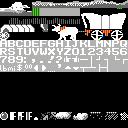
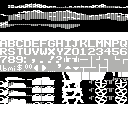
Revision of a layered 128 x 128 image; what changed, layer by layer:
added layer "wagon b/w" above "wagon" over [0, 72, 128, 104]
added layer "horizon-plains" above "Layer #1" over [0, 0, 128, 32]
hid "Layer #1" over [32, 8, 128, 40]
hid "patternB.bmp", painted on it over [0, 0, 128, 128]
